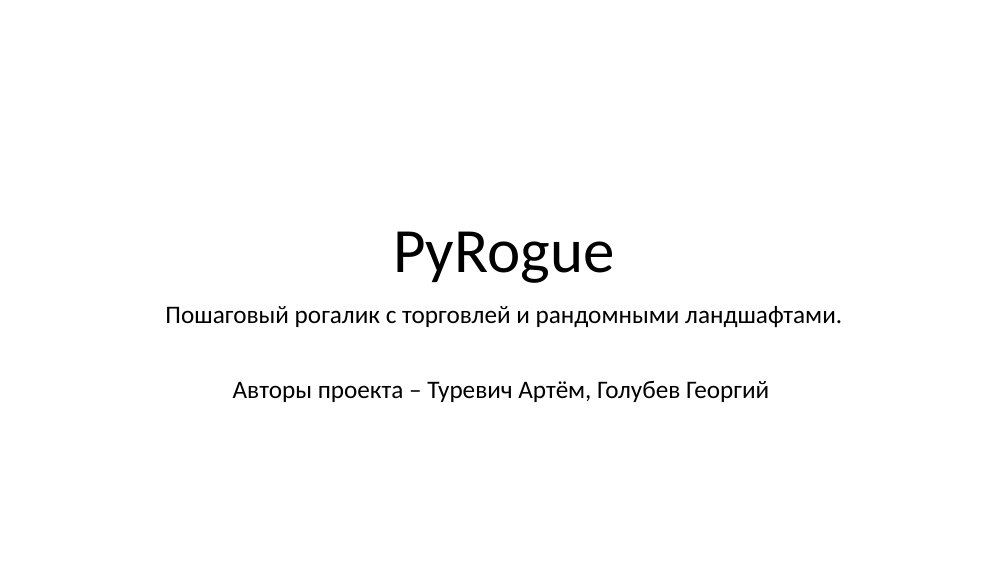
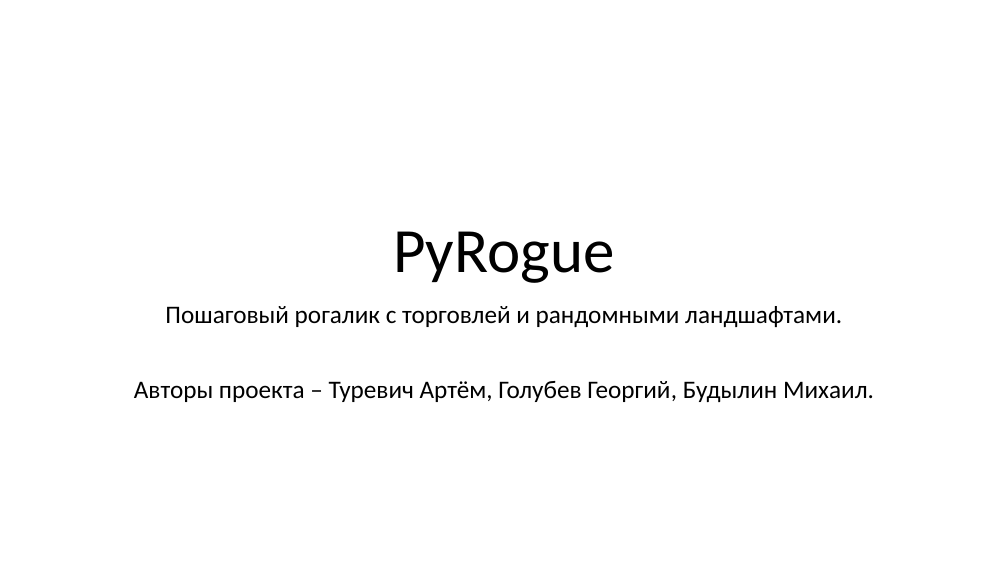
Before and after one commit to Ju5tNick/YL_PG_project, a slide deck: slide 1 of PyRogue+Presentation.pptx. Drawn at 1008x567 pixels with LibreOffice and Linux fonts; fonts in the diff are those of the drawing. Boxes give left, top, right and bottom in pixels: in the first picture for what was removed or moved away, otherwise in the second. Text is boxed around its words. In the diff, an @@ line names an element or a change of style, - is before the commit and + after.

```diff
--- a/PyRogue+Presentation.pptx
+++ b/PyRogue+Presentation.pptx
@@ subtitle at [134, 381, 874, 402]: text changed @@
-Авторы проекта – Туревич Артём, Голубев Георгий
+Авторы проекта – Туревич Артём, Голубев Георгий, Будылин Михаил.
```
